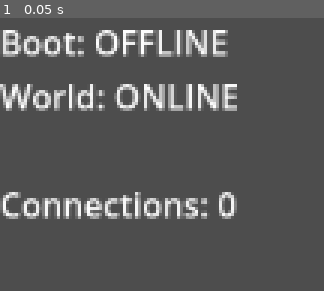
Above: before the commit, frame 1.
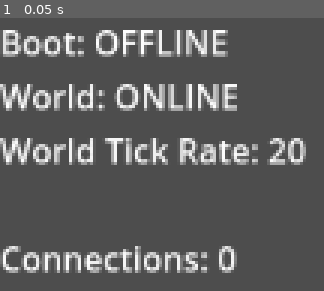
Above: after the commit, the same moment.

Repository: HexDOTexe/vaelerun-server
Game: Godot game, scene res://Scenes/SceneManager.tscn
Same seed, same stepped clock (60 frames per second), same inputs: the game is played once before the commit and once after it.
Inputs:
- Up to frame 1 (0.05 s): no input

The runs differ from the first frame. In frame 1, 12% of the frame differs, in the area x 0-95%, y 43-94%.
Error before the commit: Cannot call method 'compress' on a null value. (res://Scripts/Server.gd:23)
Error after the commit: Cannot call method 'compress' on a null value. (res://Scripts/Server.gd:22)

Commit message:
tick rate change, fix to Map node name
- adjusted physics rate to 20/s (down from 30/s) now that the client is interpolating world state updates
- added tick rate to the server display
- fixed Maps not entering the World scene with the correct name (were entering with the full name of the scene instead of as "Map".)

Diff:
--- a/Scripts/Server.gd
+++ b/Scripts/Server.gd
@@ -11,7 +11,6 @@
 var connected_clients = {}
 var connected_clients_count = 0
 var player_states_collection = {}
-
 
 #region Server Boot
 func _ready():
@@ -55,9 +54,9 @@
 	connected_clients.erase(client_id)
 	player_states_collection.erase(client_id)
 	despawn_player_node.rpc_id(0, client_id)
-	if has_node(str(client_id)):
-		get_node(str(client_id)).queue_free()
-		despawn_player_node.rpc_id(0, client_id)
+	#if has_node(str(client_id)):
+	#	get_node(str(client_id)).queue_free()
+	#	despawn_player_node.rpc_id(0, client_id)
 
 func connected_to_server(_client_id):
 	pass
@@ -84,7 +83,6 @@
 
 @rpc("authority", "call_remote", "reliable")
 func despawn_player_node(client_id : int):
-	print("despawn!!")
 	pass
 
 func send_player_state(player_state):
@@ -103,7 +101,6 @@
 
 func send_world_state(world_state):
 	receive_world_state.rpc_id(0, world_state)
-	pass
 
 @rpc("any_peer", "unreliable_ordered")
 func receive_world_state(world_state):
--- a/Scripts/ServerDisplay.gd
+++ b/Scripts/ServerDisplay.gd
@@ -5,12 +5,15 @@
 var refresh_rate = 1.0
 var refresh_ready = true
 
+var tick_rate = Engine.get_physics_ticks_per_second()
+
 func update_status_display():
 	if refresh_ready == true:
 		refresh_ready = false
 		status_label.text = ""
 		status_label.text += "Boot: " + Server.boot_status + "\n"
 		status_label.text += "World: " + Server.world_status + "\n"
+		status_label.text += "World Tick Rate: " + str(tick_rate) + "\n"
 		status_label.text += "\n"
 		status_label.text += "Connections: " + str(Server.connected_clients_count) + "\n"
 		for i in Server.connected_clients:
--- a/Scripts/World.gd
+++ b/Scripts/World.gd
@@ -24,6 +24,7 @@
 
 func load_map():
 	world_map = test_map.instantiate()
+	world_map.name = "Map"
 	add_child(world_map)
 	Server.print_log("server", "world", "Map has been loaded.")
 	pass
--- a/project.godot
+++ b/project.godot
@@ -22,4 +22,4 @@
 
 [physics]
 
-common/physics_ticks_per_second=30
+common/physics_ticks_per_second=20
